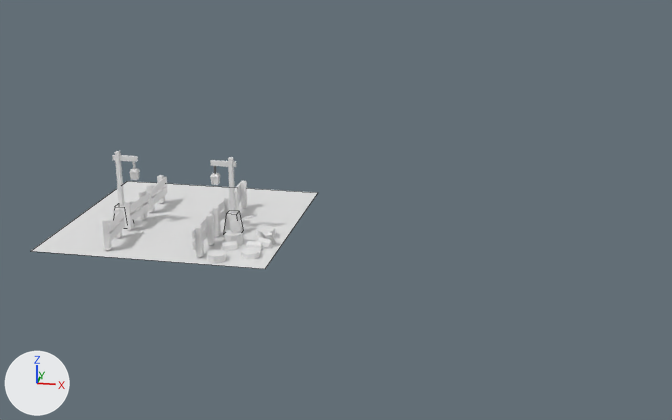
A saved change to the Blender file portal.blend.
Camera for both pictures: a camera (50 mm lens) standing at (5.69, -15.13, 5.63) and looking at (2.77, -0.12, 0.4). Arrows for +X, +Y and +Z are at lower left; the lights stay in place. Mesh edges are drawn as thin lines on the coarser meshes.

Objects in the first picture: 'FenceL1', 'FenceR1', 'Floor'.
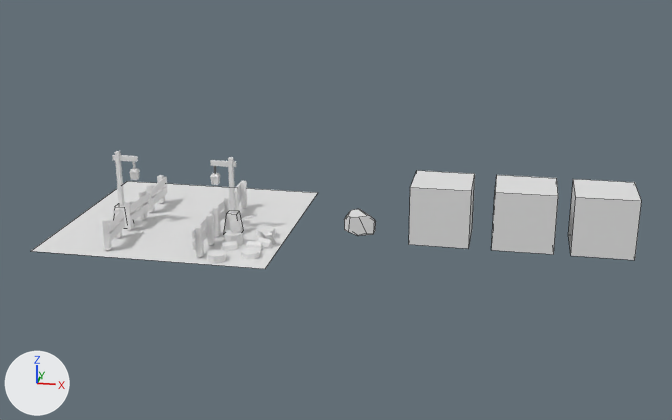
Changed parts and their boxes (x1, y1, x2, y2) in the pictures (672 x 420 px):
```json
{"object": "Cube.003", "change": "added", "after": [568, 179, 641, 260]}
{"object": "Cube.002", "change": "added", "after": [492, 175, 558, 254]}
{"object": "Cube.001", "change": "added", "after": [409, 170, 475, 249]}
{"object": "Cube", "change": "added", "after": [344, 209, 376, 236]}
```

Scene script edits in JSON lines:
```json
{"op": "add", "block": "me_cube_016", "code": ["me_cube_016 = bpy.data.meshes.new('Cube.016')", "me_cube_016.from_pydata(...)  # a box spanning x -1.0..1.0, y -1.0..1.0, z 0.0..2.0"]}
{"op": "add", "block": "me_cube_013", "code": ["me_cube_013 = bpy.data.meshes.new('Cube.013')", "me_cube_013.from_pydata(...)  # 26 vertices, 15 faces; spans x -1.0..1.0, y -1.0..1.0, z 0.0..2.0"]}
{"op": "add", "block": "ob_cube_003", "code": ["ob_cube_003 = bpy.data.objects.new('Cube.003', me_cube_016)", "ob_cube_003.location = (7.25, 0.0, 0.0)", "ob_cube_003.scale = (0.502, 0.502, 0.502)"]}
{"op": "add", "block": "ob_cube_002", "code": ["ob_cube_002 = bpy.data.objects.new('Cube.002', me_cube_016.copy())", "ob_cube_002.location = (5.97, 0.0, 0.0)", "ob_cube_002.scale = (0.502, 0.502, 0.502)"]}
{"op": "add", "block": "ob_cube_001", "code": ["ob_cube_001 = bpy.data.objects.new('Cube.001', me_cube_016.copy())", "ob_cube_001.location = (4.59, 0.0, 0.0)", "ob_cube_001.scale = (0.502, 0.502, 0.502)"]}
{"op": "add", "block": "ob_cube", "code": ["ob_cube = bpy.data.objects.new('Cube', me_cube_013)", "ob_cube.location = (3.19, 0.0, 0.0)", "ob_cube.scale = (0.249, 0.249, 0.168)"]}
```
